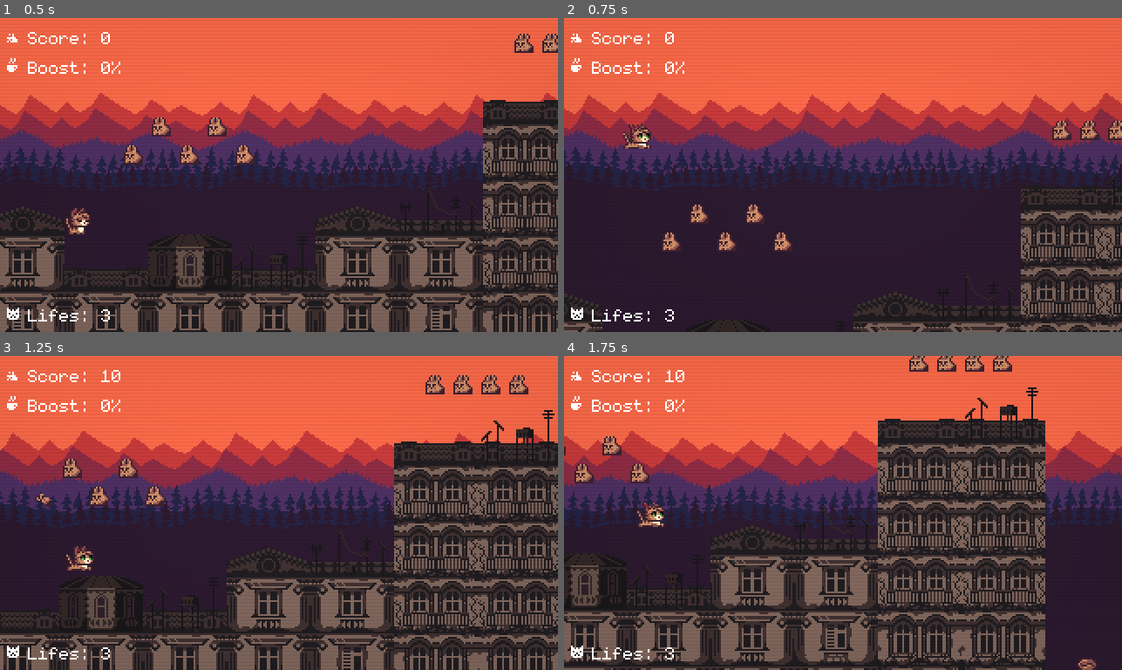
Above: before the commit, frames 1-4 (two rows, left to right).
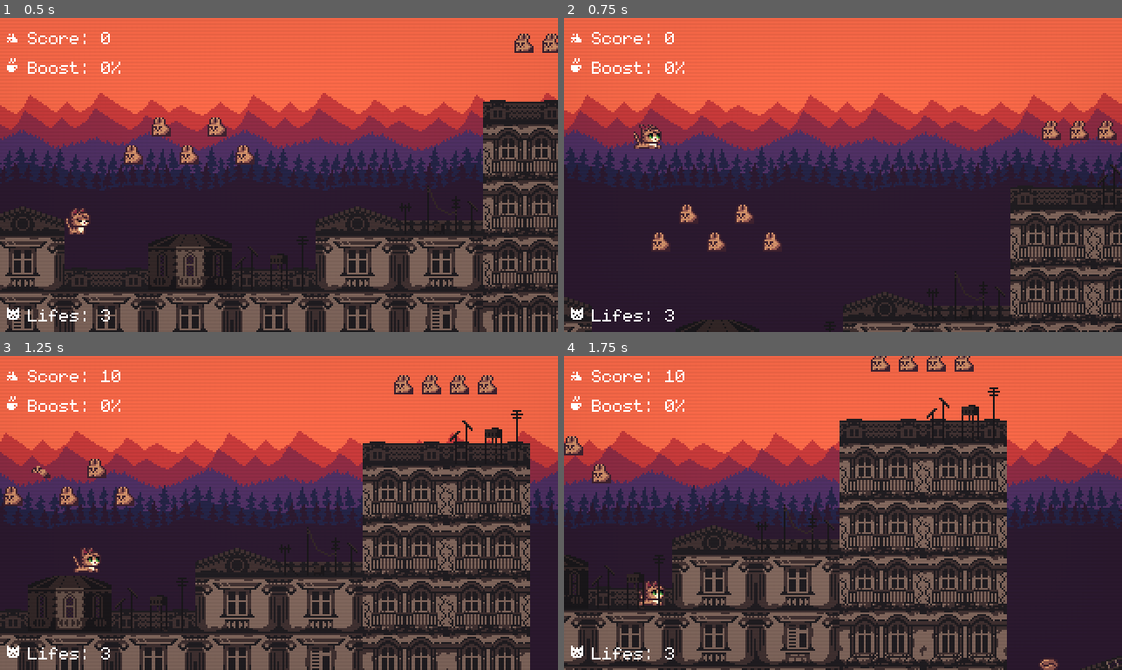
Above: after the commit, the same moments.

Repository: darkgraycat/marcy-runner-gd
Game: Godot game, scene res://autoload/main.tscn
Two runs of this game, one before a commit and one after it. Both use one fixed random seed, a clock stepped at 60 frames per second and the inputs below.
Inputs:
- Up to frame 1 (0.5 s): no input
- Up to frame 2 (0.75 s): tap Enter (debug_action) at 0.5 s; hold W (move_right) from 0.53 s (still down)
- Up to frame 3 (1.25 s): keep holding W (move_right); tap Space (jump) at 0.77 s
- Up to frame 4 (1.75 s): release W (move_right) at 1.28 s; hold Q (move_left) from 1.28 s (still down); tap Space (jump) at 1.52 s

Frame 1 is identical in both runs. In frame 2, 13% of the frame differs, in the area x 0-100%, y 23-100%; in frame 3, 30%; in frame 4, 34%, in the area x 0-100%, y 0-100%.

Commit message:
: simplified movement

Diff:
--- /dev/null
+++ b/components/movement.gd
@@ -0,0 +1,28 @@
+class_name Movement extends Node
+
+@export var target_speed: float = 50.0
+@export var acceleration: float = 10.0
+@export var direction: float = 0.0
+
+var body: CharacterBody2D
+var velocity: float
+
+func _ready() -> void:
+	body = get_parent() as CharacterBody2D
+	assert(body, "CharacterBody2D is not defined")
+
+func accelerate(direction: float, delta: float) -> Movement:
+	velocity = lerp(
+		velocity,
+		target_speed * direction,
+		1 - exp(-acceleration * delta)
+	)
+	return self
+
+func decelerate(delta: float) -> Movement:
+	return accelerate(0, delta)
+
+func move() -> void:
+	body.velocity.x = velocity
+	body.move_and_slide()
+	velocity = body.velocity.x
--- a/components/stats/stats.component.gd
+++ b/components/stats/stats.component.gd
@@ -5,7 +5,7 @@
 @export var stats: StatsResource
 
 func _ready() -> void:
-	if !stats: return push_error(self, "StatsResource is not defined")
+	assert(stats, "StatsResource is not defined")
 	stats._init()
 
 func getv(key: String) -> float:
--- a/scenes/entities/player/player.gd
+++ b/scenes/entities/player/player.gd
@@ -6,9 +6,10 @@
 @onready var collision_shape_2d: CollisionShape2D = $CollisionShape2D
 @onready var health_component: HealthComponent = $HealthComponent
 @onready var jumping_component: JumpingComponent = $JumpingComponent
-@onready var movement_component: MovementComponent = $MovementComponent
 @onready var status_effect_component: StatusEffectComponent = $StatusEffectComponent
 @onready var stats_component: StatsComponent = $StatsComponent
+
+@onready var movement: Movement = $Movement
 
 enum State {Idle, Move, Jump, Die, Oiia}
 const RAINBOW_MATERIAL = preload("res://scenes/entities/player/rainbow_material.tres")
@@ -21,12 +22,14 @@
 
 # builtin #---------------------------------------------------------------------
 func _ready() -> void:
-	movement_component.target_speed = stats_component.getv(PlayerStatsResource.Key.MoveVelocity)
-	movement_component.acceleration = stats_component.getv(PlayerStatsResource.Key.Acceleration)
+	movement.target_speed = stats_component.getv(PlayerStatsResource.Key.MoveVelocity)
+	movement.acceleration = stats_component.getv(PlayerStatsResource.Key.Acceleration)
+
 	jumping_component.target_force = stats_component.getv(PlayerStatsResource.Key.JumpVelocity)
 	health_component.health = stats_component.getv(PlayerStatsResource.Key.Health)
 
-	health_component.died.connect(func() -> void: die.call_deferred())
+	health_component.died.connect(func() -> void:
+		die.call_deferred())
 	health_component.health_changed.connect(func(health: float) -> void:
 		stats_component.setv(PlayerStatsResource.Key.Health, health)
 		Events.emit_player_attr_updated(PlayerStatsResource.Key.Health, health))
@@ -34,17 +37,16 @@
 	stats_component.changed.connect(Events.emit_player_attr_updated)
 
 
-	#health_component.health_changed.connect(_on_health_component_health_changed)
-	#health_component.died.connect(_on_health_component_died)
-
 	# to deprecate
 	status_effect_component.status_effect_applied.connect(_on_status_effect_component_status_effect_changed.bind(true))
 	status_effect_component.status_effect_destroyed.connect(_on_status_effect_component_status_effect_changed.bind(false))
 
 # builtin #---------------------------------------------------------------------
-func _physics_process(_delta: float) -> void:
+func _physics_process(delta: float) -> void:
 	input_move = 1 # NOTE: make player always run
-	movement_component.direction = input_move
+	# movement_component.direction = input_move
+	# movement.direction = input_move
+	movement.accelerate(input_move, delta).move()
 	jumping_component.jumping = input_jump
 
 	if input_move:
@@ -85,7 +87,9 @@
 # method #----------------------------------------------------------------------
 func die() -> void:
 	set_physics_process(false)
-	movement_component.set_physics_process(false)
+	# movement_component.set_physics_process(false)
+	movement.set_physics_process(false)
+
 	collision_shape_2d.disabled = true
 	animation_player.play("die")
 	await animation_player.animation_finished
@@ -95,7 +99,8 @@
 func respawn(spawn_point: Vector2) -> void:
 	global_position = spawn_point
 	set_physics_process(true)
-	movement_component.set_physics_process(true)
+	# movement_component.set_physics_process(true)
+	movement.set_physics_process(true)
 	collision_shape_2d.disabled = false
 	velocity = Vector2.ZERO
 	state = State.Idle
@@ -111,15 +116,6 @@
 		"jump": prints("In jump state")
 	pass # Replace with function body.
 
-# callback #--------------------------------------------------------------------
-func _on_health_component_health_changed(health: float) -> void:
-	stats_component.setv(PlayerStatsResource.Key.Health, health)
-	# TODO: add visuals thats depends on + or - amount
-	Variables.set_state(Variables.VarName.Lifes, health)
-
-# callback #--------------------------------------------------------------------
-func _on_health_component_died() -> void:
-	die.call_deferred()
 
 # callback #--------------------------------------------------------------------
 func _on_status_effect_component_status_effect_changed(status_effect: StatusEffectResource, is_applied: bool) -> void:
--- a/scenes/entities/player/player.tscn
+++ b/scenes/entities/player/player.tscn
@@ -1,18 +1,17 @@
-[gd_scene load_steps=22 format=3 uid="uid://7i1o65gxgnqa"]
+[gd_scene load_steps=21 format=3 uid="uid://7i1o65gxgnqa"]
 
 [ext_resource type="Script" uid="uid://bume0mbttyflh" path="res://scenes/entities/player/player.gd" id="1_0v5uu"]
 [ext_resource type="Texture2D" uid="uid://syrf6g8dkf6e" path="res://assets/sprites/player.png" id="1_ag6t7"]
 [ext_resource type="Script" uid="uid://dduj1p81g57l7" path="res://components/gravity/gravity.component.gd" id="2_1murt"]
 [ext_resource type="Script" uid="uid://d1lxjscjl0323" path="res://components/status_effect/status_effect.component.gd" id="3_bjvvg"]
 [ext_resource type="Script" uid="uid://b34u6dd7dmw05" path="res://components/health/health.component.gd" id="4_8akj5"]
-[ext_resource type="Script" uid="uid://blmljr7pkk6pb" path="res://components/movement/movement.component.gd" id="4_nh4ur"]
-[ext_resource type="Script" uid="uid://c034ueyvbfqir" path="res://components/movement/bonus_speed.component.gd" id="5_5sj0x"]
 [ext_resource type="PackedScene" uid="uid://bnssyl4v6wjh8" path="res://scenes/ui/debug_label.tscn" id="5_bjvvg"]
 [ext_resource type="Script" uid="uid://hlc5ax0yoigb" path="res://components/jumping/jumping.component.gd" id="6_1murt"]
 [ext_resource type="Script" uid="uid://c1ylr1hjdc3j" path="res://components/stats/stats.component.gd" id="8_7wli1"]
 [ext_resource type="Script" uid="uid://c37x7uitxl307" path="res://components/stats/collection/player.stats.resource.gd" id="9_7wli1"]
-
-[sub_resource type="Resource" id="Resource_7wli1"]
+[ext_resource type="Script" uid="uid://bsxydl4pvw7va" path="res://components/movement.gd" id="10_j0oqr"]
+
+[sub_resource type="Resource" id="Resource_xy2vv"]
 script = ExtResource("9_7wli1")
 metadata/_custom_type_script = "uid://c37x7uitxl307"
 
@@ -206,26 +205,14 @@
 
 [node name="StatusEffectComponent" type="Node" parent="." node_paths=PackedStringArray("components", "parent")]
 script = ExtResource("3_bjvvg")
-components = [NodePath("../MovementComponent"), NodePath("../HealthComponent"), NodePath("../JumpingComponent"), NodePath("../BonusSpeedComponent")]
+components = [NodePath("../HealthComponent"), NodePath("../JumpingComponent")]
 parent = NodePath("..")
 metadata/_custom_type_script = "uid://d1lxjscjl0323"
-
-[node name="MovementComponent" type="Node" parent="." node_paths=PackedStringArray("parent")]
-script = ExtResource("4_nh4ur")
-parent = NodePath("..")
-metadata/_custom_type_script = "uid://blmljr7pkk6pb"
 
 [node name="JumpingComponent" type="Node" parent="." node_paths=PackedStringArray("parent")]
 script = ExtResource("6_1murt")
 parent = NodePath("..")
 metadata/_custom_type_script = "uid://hlc5ax0yoigb"
-
-[node name="BonusSpeedComponent" type="Node" parent="." node_paths=PackedStringArray("movement_component", "parent")]
-script = ExtResource("5_5sj0x")
-movement_component = NodePath("../MovementComponent")
-max_bonus_speed = 150.0
-parent = NodePath("..")
-metadata/_custom_type_script = "uid://c034ueyvbfqir"
 
 [node name="GravityComponent" type="Node" parent="." node_paths=PackedStringArray("parent")]
 script = ExtResource("2_1murt")
@@ -242,8 +229,12 @@
 
 [node name="StatsComponent" type="Node" parent="."]
 script = ExtResource("8_7wli1")
-stats = SubResource("Resource_7wli1")
+stats = SubResource("Resource_xy2vv")
 metadata/_custom_type_script = "uid://c1ylr1hjdc3j"
+
+[node name="Movement" type="Node" parent="."]
+script = ExtResource("10_j0oqr")
+metadata/_custom_type_script = "uid://bsxydl4pvw7va"
 
 [node name="Sprite2D" type="Sprite2D" parent="."]
 position = Vector2(0, -8)
Not shown, added: components/movement.gd.uid
